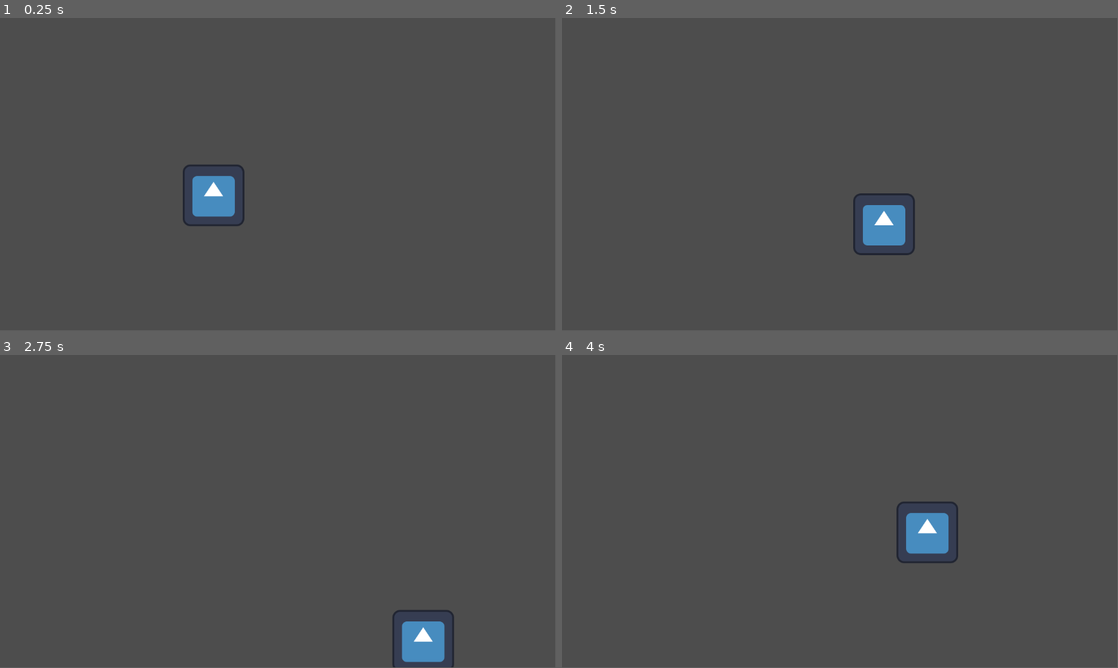
Above: before the commit, frames 1-4 (two rows, left to right).
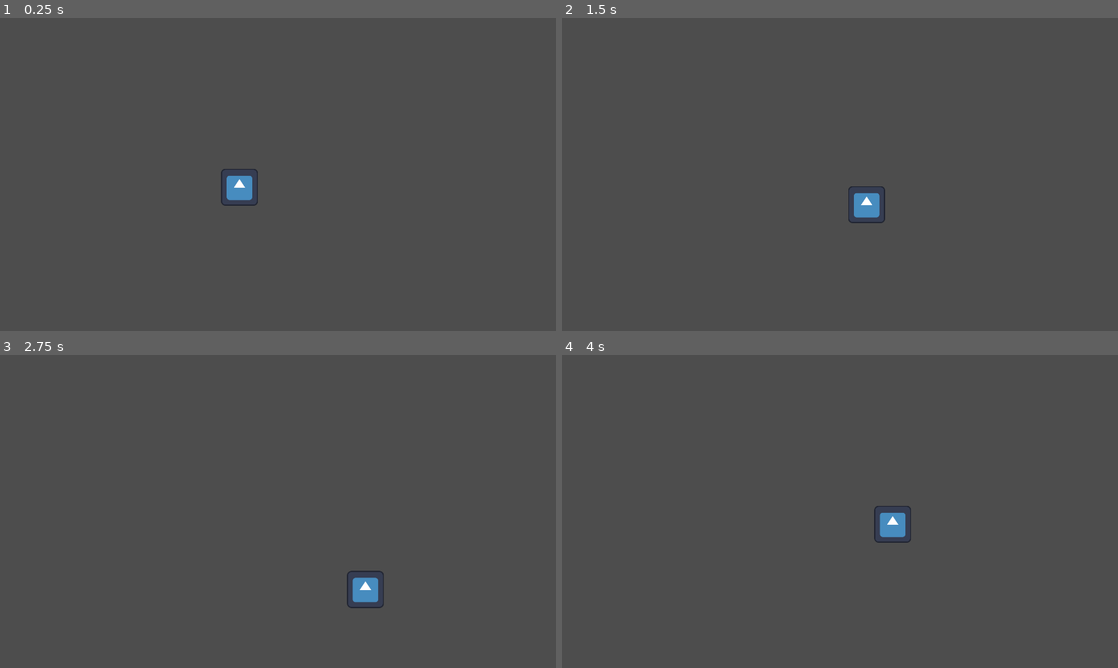
Above: after the commit, the same moments.

Repository: skycatminepokie/hackusu-25
Game: Godot game, scene res://Scenes/world.tscn
Two runs of this game, one before a commit and one after it. Both use one fixed random seed, a clock stepped at 60 frames per second and the inputs below. The engine's default icon, where the game draws it, is replaced by a stand-in: a white triangle on a blue panel in a dark square.
Inputs:
- Up to frame 1 (0.25 s): no input
- Up to frame 2 (1.5 s): tap Enter at 0.5 s; hold D (Right) 0.53-1.28 s; hold S (Down) from 1.28 s (still down)
- Up to frame 3 (2.75 s): release S (Down) at 2.03 s; hold D (Right) from 2.03 s (still down)
- Up to frame 4 (4 s): release D (Right) at 2.78 s; hold W (Up) 2.78-3.53 s; hold A (Left) from 3.53 s (still down)
In our replay, the window is 799x449 before the commit and 800x450 after it. These sizes can differ from the game's own. Grey fills any space a smaller window leaves; there, only what the larger window draws over its background counts as a difference.

The runs differ from the first frame. In frame 1, 1.4% of the frame differs, in the area x 32-47%, y 46-67%; in frame 2, 1.4%; in frame 3, 1.7%, in the area x 62-82%, y 68-100%; in frame 4, 1.7%.

Commit message:
minor fixes

Diff:
--- a/Scripts/playermovement.gd
+++ b/Scripts/playermovement.gd
@@ -1,18 +1,21 @@
 extends CharacterBody2D
-const PLAYER_SPEED = 300
+const SPEED = 300
 func _physics_process(delta: float)-> void:
+	var screen_position = global_position
 	var inputdirection_y := Input.get_axis("Up", "Down")
 	var inputdirection_x := Input.get_axis("Left", "Right")
 	if inputdirection_y > 0:
-		velocity.y = PLAYER_SPEED
+		velocity.y = SPEED
 	if inputdirection_y < 0:
-		velocity.y = PLAYER_SPEED * -1
+		velocity.y = SPEED * -1
 	if inputdirection_y == 0:
 		velocity.y = 0
 	if inputdirection_x < 0:
-		velocity.x = PLAYER_SPEED * -1
+		velocity.x = SPEED * -1
 	if inputdirection_x > 0:
-		velocity.x = PLAYER_SPEED
+		velocity.x = SPEED
 	if inputdirection_x == 0:
 		velocity.x = 0
+	if screen_position.y > 600:
+		print("I'm pushing something")
 	move_and_slide()
--- a/project.godot
+++ b/project.godot
@@ -14,6 +14,14 @@
 run/main_scene="res://Scenes/world.tscn"
 config/features=PackedStringArray("4.3", "Forward Plus")
 config/icon="res://Assets/icon.svg"
+
+[display]
+
+window/size/viewport_width=1920
+window/size/viewport_height=1080
+window/size/mode=4
+window/stretch/mode="viewport"
+window/stretch/aspect="ignore"
 
 [dotnet]
 
